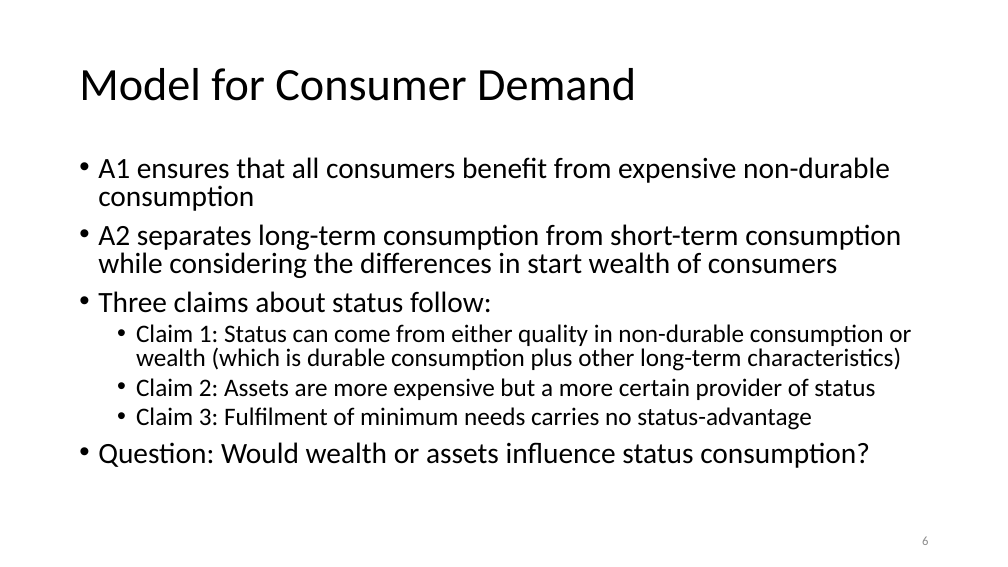
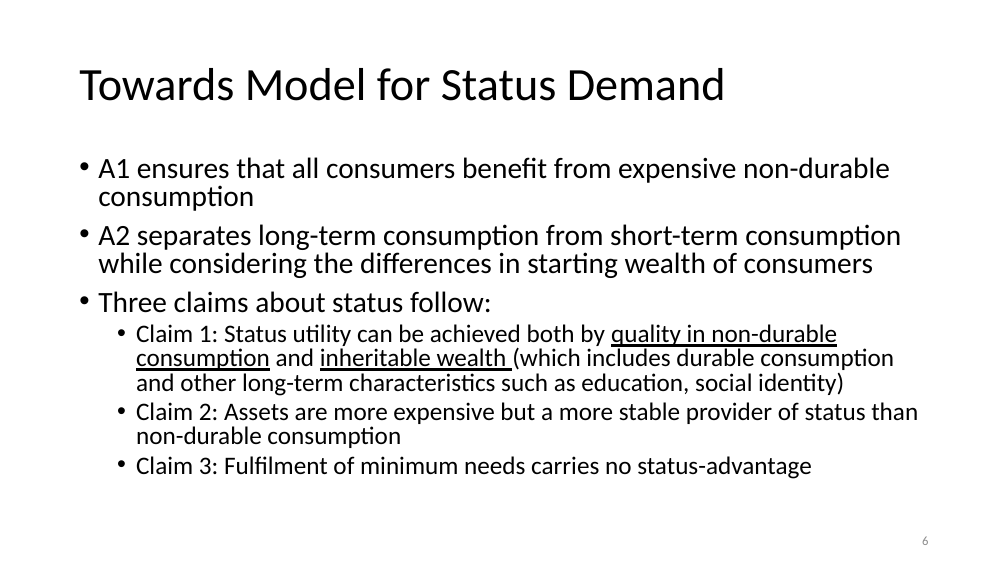
Before and after one commit to anuragr81/research, a slide deck: slide 6 of consumption/presentationFeb2020.pptx. Drawn at 1008x567 pixels with LibreOffice and Linux fonts; fonts in the diff are those of the drawing; background and template pictures are left out. Boxes give left, top, right and bottom in pixels: in the first picture for what was removed or moved away, otherwise in the second. Text is boxed around its words. In the diff, an @@ line names an element or a change of style, - is before the commit and + after.

```diff
--- a/consumption/presentationFeb2020.pptx
+++ b/consumption/presentationFeb2020.pptx
@@ title at bbox=[79, 68, 726, 101]: text changed @@
-Model for Consumer Demand
+Towards Model for Status Demand
@@ text at bbox=[98, 224, 901, 278]: text changed @@
-• A2 separates long-term consumption from short-term consumption while considering the differences in start wealth of consumers
+• A2 separates long-term consumption from short-term consumption while considering the differences in starting wealth of consumers
@@ text at bbox=[136, 324, 918, 448]: text changed @@
-  • Claim 1: Status can come from either quality in non-durable consumption or wealth (which is durable consumption plus other long-term characteristics)
-  • Claim 2: Assets are more expensive but a more certain provider of status
+  • Claim 1: Status utility can be achieved both by quality in non-durable consumption and inheritable wealth (which includes durable consumption and other long-term characteristics such as education, social identity)
+  • Claim 2: Assets are more expensive but a more stable provider of status than non-durable consumption
@@ text at bbox=[98, 442, 870, 468]: paragraph removed @@
-• Question: Would wealth or assets influence status consumption?
```
Also in this commit, not shown: 12 other slides changed, 2 other files.
